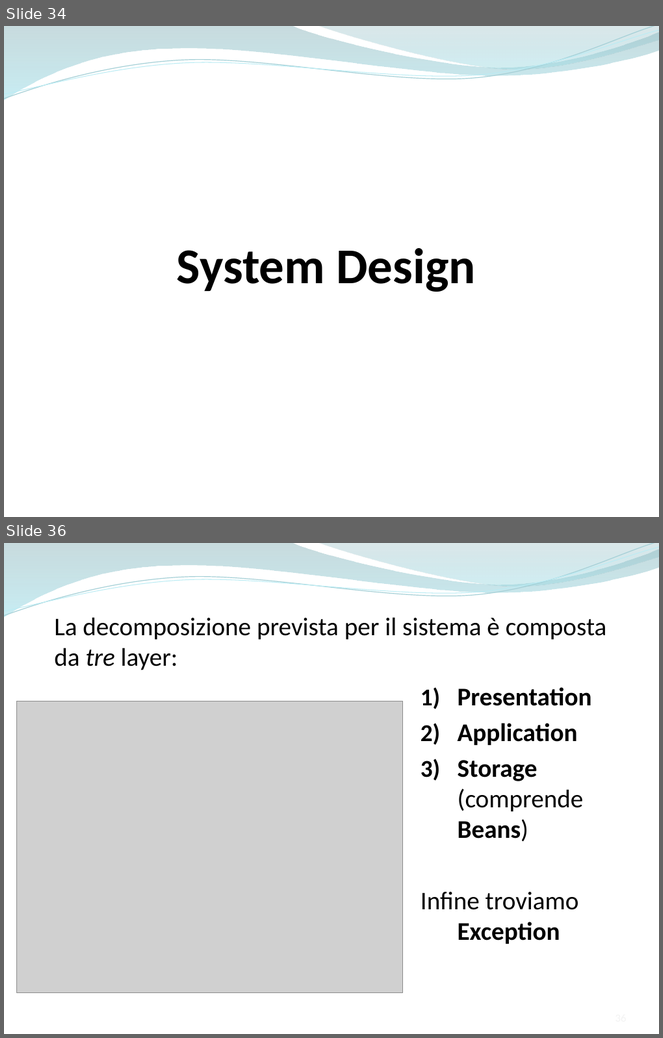
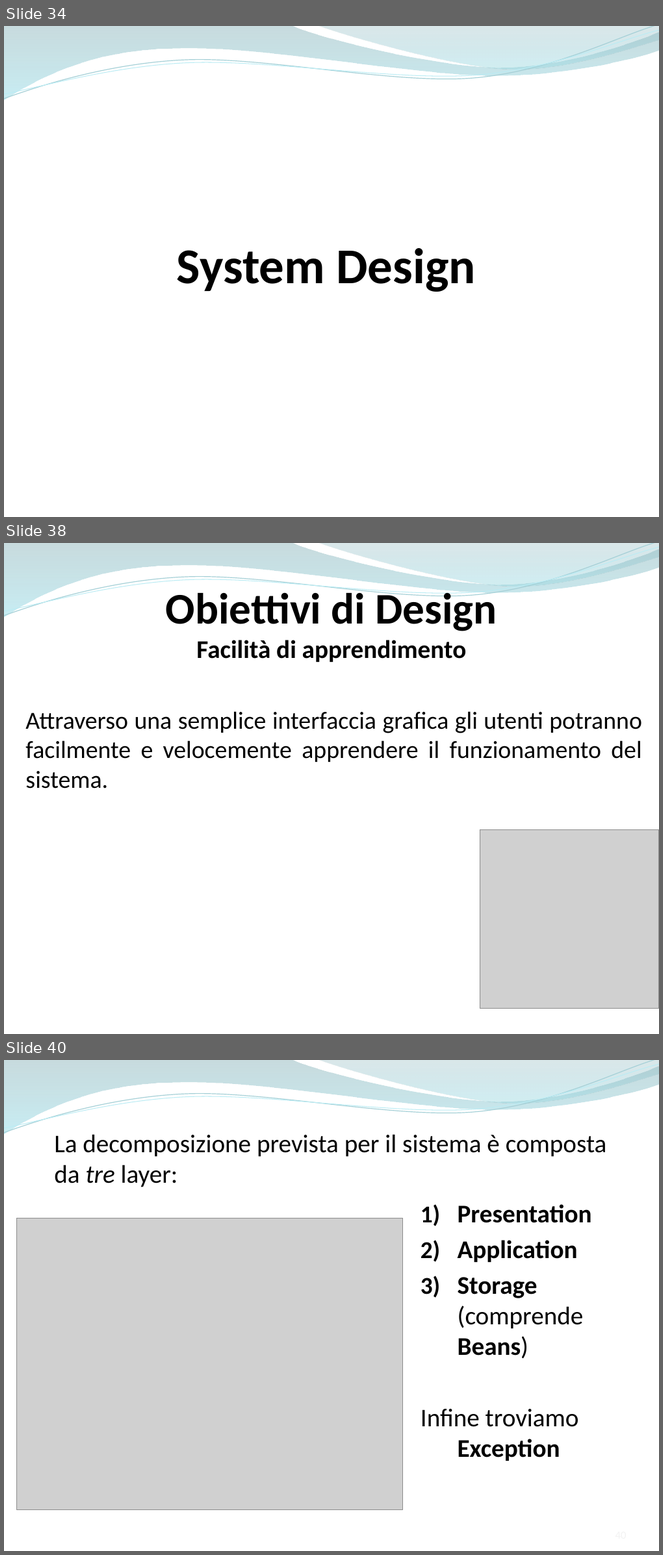
Before and after one commit to ammirate/at-silo, a slide deck: Presentazione/Atsilo2/Atsilo_M_PresentazioneFinale.pptx. Shown one above the other, each under a label of ours: slides 34 and 36 before the commit, slides 34, 38 and 40 after it; the slides between them are not shown. The pictures are 663x1038 and 663x1555 pixels, drawn with LibreOffice and Linux fonts; fonts in the diff are those of the drawing; grey boxes stand for pictures. Boxes give left, top, right and bottom in pixels: in the first picture for what was removed or moved away, otherwise in the second. Text is boxed around its words. In the diff, an @@ line names an element or a change of style, - is before the commit and + after.

```diff
--- a/Presentazione/Atsilo2/Atsilo_M_PresentazioneFinale.pptx
+++ b/Presentazione/Atsilo2/Atsilo_M_PresentazioneFinale.pptx
@@ slide 38 added at box(4, 543, 659, 1034), background #FFFFFF; not listed: 4 template elements that a slide beside it also shows @@
@@ text added at box(166, 588, 497, 662), 28 pt, text #000000, bold @@
+Obiettivi di Design
+Facilità di apprendimento
@@ text added at box(25, 711, 642, 789), 27 pt, text #000000 @@
+Attraverso una semplice interfaccia grafica gli utenti potranno facilmente e velocemente apprendere il funzionamento del sistema.
@@ picture added at box(480, 830, 659, 1009) @@
@@ what was slide 36 is now slide 40 @@
```
Also in this commit, not shown: 4 slides changed, 10 other slides added.
